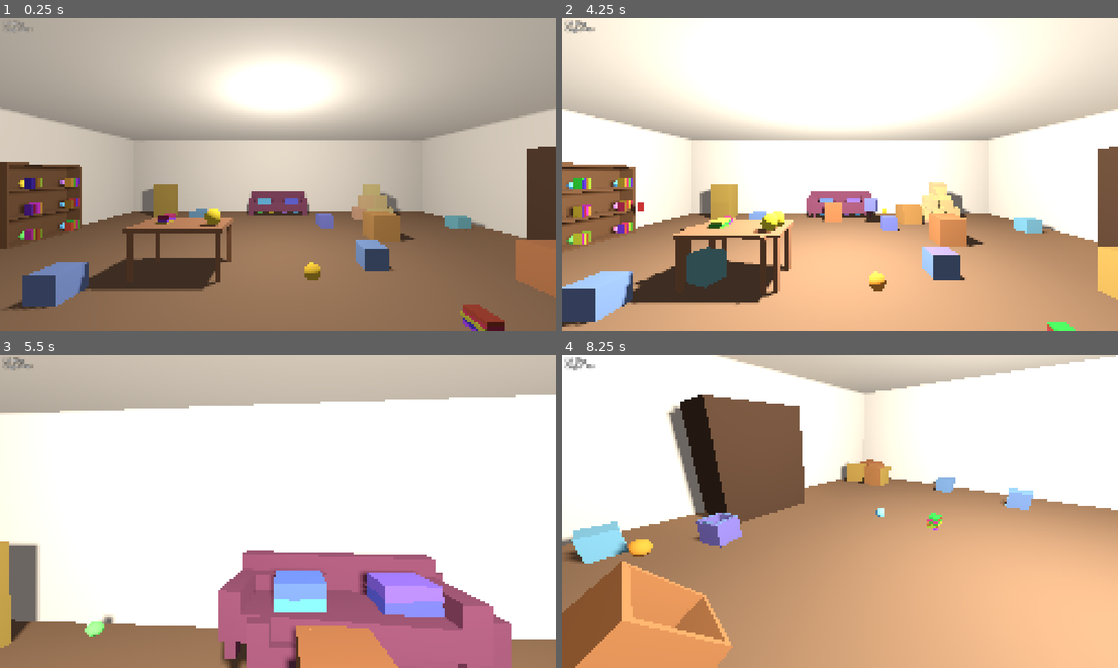
Above: before the commit, frames 1-4 (two rows, left to right).
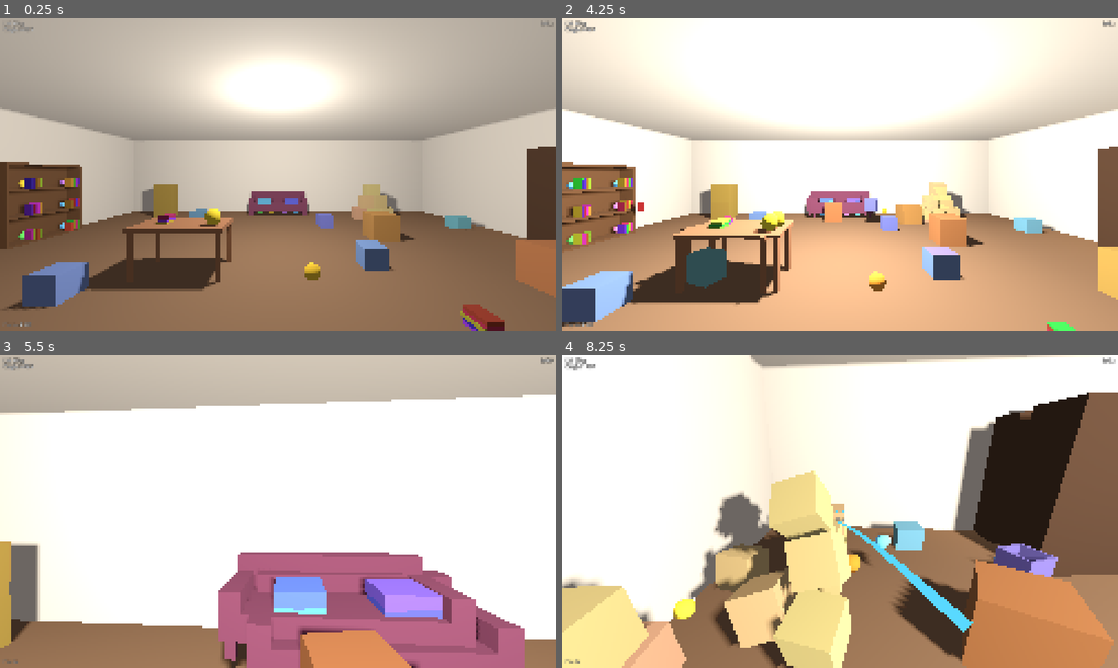
Above: after the commit, the same moments.

Repository: westo27/rummage
Game: Godot game, scene res://tests/check_stage3.tscn
Two runs of this game, one before a commit and one after it. Both use one fixed random seed, a clock stepped at 60 frames per second and the inputs below. This scene is started directly instead of the project's main scene.
Inputs (mouse positions are in pixels of both pictures, inside the frame that each line leads up to):
- Up to frame 1 (0.25 s): no input
- Up to frame 2 (4.25 s): move the mouse to (867, 174) at 0.52 s; press the mouse at (867, 174) at 0.53 s; hold W (move_forward) from 0.53 s (still down); tap Q (ping) at 0.8, 1.35, 3.05 s; move the mouse to (812, 174) at 1.27 s; release the mouse at (812, 174) at 1.28 s; click (812, 174) at 1.42 s; tap Shift (run) at 1.55, 3.8 s; move the mouse to (851, 168) at 2.02 s; hold Shift (run) 2.03-2.78 s; click (851, 168) at 2.3 s; move the mouse to (834, 180) at 2.77 s; tap Mouse wheel up (beam_further) at 2.85 s; click (834, 180) at 2.92 s; move the mouse to (878, 177) at 3.52 s; hold Mouse wheel down (beam_nearer) from 3.53 s (still down); click (878, 177) at 3.67 s; tap R (restart) at 4.15 s
- Up to frame 3 (5.5 s): keep holding W (move_forward); move the mouse to (233, 508) at 4.27 s; release Mouse wheel down (beam_nearer) at 4.28 s; click (233, 508) at 4.35 s; move the mouse to (283, 511) at 5.02 s; hold Q (ping) from 5.03 s (still down); click (283, 511) at 5.17 s
- Up to frame 4 (8.25 s): move the mouse to (817, 505) at 5.77 s; release W (move_forward) at 5.78 s; release Q (ping) at 5.78 s; hold D (move_right) 5.78-6.53 s; tap Shift (run) at 5.85 s; click (817, 505) at 5.92 s; move the mouse to (867, 511) at 6.52 s; hold F (throw) 6.53-7.28 s; hold W (move_forward) from 6.53 s (still down); click (867, 511) at 6.8 s; move the mouse to (812, 511) at 7.27 s; click (812, 511) at 7.35 s; tap Q (ping) at 7.55 s; move the mouse to (851, 505) at 8.02 s; hold Q (ping) from 8.03 s (still down); click (851, 505) at 8.17 s

The runs differ from the first frame. In frame 1, less than 0.1% of the frame differs, in the area x 3-100%, y 1-99%; in frame 2, 0.2%; in frame 3, 5.7%; in frame 4, 75%, in the area x 0-100%, y 0-100%.
Error in both runs: Invalid access to property or key 'physics_frame' on a base object of type 'null instance'. (res://tests/check_stage3.gd:216)

Commit message:
Stage 4: side room, ping, timer, gate toasts, win screen, notes
Side room with 11 props and the last 4 creatures (25 total). Q pings:
hidden creatures within 4.5 m squeak and glow in a nearest-first ripple,
8 s cooldown. HUD adds a count-up timer, ping status, "your beam can lift
the sofa/wardrobe now" toasts and a win panel with the final time; the
timer stops on win and R restarts. NOTES.md covers the scene tree,
tunables, collision layers, tests and what is unverified.

Diff:
--- a/config/tunables.gd
+++ b/config/tunables.gd
@@ -87,3 +87,12 @@
 @export var jolt_speed: float = 0.35
 ## Loudness of creature squeaks, in decibels (0 = full, -10 = quieter).
 @export var squeak_volume_db: float = -4.0
+
+@export_group("Ping")
+## Seconds between pings (Q).
+@export var ping_cooldown: float = 8.0
+## Hidden creatures within this many metres answer a ping.
+@export var ping_radius: float = 4.5
+## Each creature answers after (its distance × this) seconds, so the answers
+## ripple outward like sonar and nearer ones come first.
+@export var ping_delay_per_metre: float = 0.07
--- a/scenes/hud.tscn
+++ b/scenes/hud.tscn
@@ -2,6 +2,17 @@
 
 [ext_resource type="Script" path="res://scripts/hud.gd" id="1_hud"]
 [ext_resource type="Script" path="res://scripts/crosshair.gd" id="2_crosshair"]
+
+[sub_resource type="StyleBoxFlat" id="Style_win"]
+bg_color = Color(0.05, 0.06, 0.09, 0.85)
+corner_radius_top_left = 10
+corner_radius_top_right = 10
+corner_radius_bottom_right = 10
+corner_radius_bottom_left = 10
+content_margin_left = 40.0
+content_margin_top = 28.0
+content_margin_right = 40.0
+content_margin_bottom = 28.0
 
 [node name="HUD" type="CanvasLayer"]
 script = ExtResource("1_hud")
@@ -56,3 +67,72 @@
 theme_override_constants/outline_size = 4
 theme_override_font_sizes/font_size = 20
 text = "Caught: 0 / 0"
+
+[node name="TimerLabel" type="Label" parent="."]
+anchors_preset = 1
+anchor_left = 1.0
+anchor_right = 1.0
+offset_left = -216.0
+offset_top = 12.0
+offset_right = -16.0
+offset_bottom = 40.0
+grow_horizontal = 0
+mouse_filter = 2
+theme_override_colors/font_outline_color = Color(0, 0, 0, 1)
+theme_override_constants/outline_size = 4
+theme_override_font_sizes/font_size = 20
+text = "0:00.0"
+horizontal_alignment = 2
+
+[node name="PingLabel" type="Label" parent="."]
+anchors_preset = 2
+anchor_top = 1.0
+anchor_bottom = 1.0
+offset_left = 16.0
+offset_top = -44.0
+offset_right = 300.0
+offset_bottom = -16.0
+grow_vertical = 0
+mouse_filter = 2
+theme_override_colors/font_outline_color = Color(0, 0, 0, 1)
+theme_override_constants/outline_size = 4
+theme_override_font_sizes/font_size = 18
+text = "Ping ready  [Q]"
+
+[node name="ToastLabel" type="Label" parent="."]
+anchors_preset = 5
+anchor_left = 0.5
+anchor_right = 0.5
+offset_left = -300.0
+offset_top = 70.0
+offset_right = 300.0
+offset_bottom = 104.0
+grow_horizontal = 2
+mouse_filter = 2
+theme_override_colors/font_color = Color(1, 0.9, 0.35, 1)
+theme_override_colors/font_outline_color = Color(0, 0, 0, 1)
+theme_override_constants/outline_size = 6
+theme_override_font_sizes/font_size = 24
+horizontal_alignment = 1
+
+[node name="WinPanel" type="PanelContainer" parent="."]
+visible = false
+anchors_preset = 8
+anchor_left = 0.5
+anchor_top = 0.5
+anchor_right = 0.5
+anchor_bottom = 0.5
+offset_left = -220.0
+offset_top = -90.0
+offset_right = 220.0
+offset_bottom = 90.0
+grow_horizontal = 2
+grow_vertical = 2
+mouse_filter = 2
+theme_override_styles/panel = SubResource("Style_win")
+
+[node name="WinLabel" type="Label" parent="WinPanel"]
+layout_mode = 2
+theme_override_font_sizes/font_size = 26
+horizontal_alignment = 1
+vertical_alignment = 1
--- a/scenes/main.tscn
+++ b/scenes/main.tscn
@@ -5,6 +5,9 @@
 [ext_resource type="PackedScene" path="res://scenes/hud.tscn" id="3_hud"]
 [ext_resource type="PackedScene" path="res://scenes/main_room_props.tscn" id="4_props"]
 [ext_resource type="PackedScene" path="res://scenes/main_room_creatures.tscn" id="5_creatures"]
+[ext_resource type="PackedScene" path="res://scenes/side_room_props.tscn" id="6_side_props"]
+[ext_resource type="PackedScene" path="res://scenes/side_room_creatures.tscn" id="7_side_creatures"]
+[ext_resource type="Script" path="res://scripts/ping.gd" id="8_ping"]
 
 [sub_resource type="Environment" id="Environment_main"]
 background_mode = 1
@@ -94,4 +97,11 @@
 
 [node name="MainRoomCreatures" parent="." instance=ExtResource("5_creatures")]
 
+[node name="SideRoomProps" parent="." instance=ExtResource("6_side_props")]
+
+[node name="SideRoomCreatures" parent="." instance=ExtResource("7_side_creatures")]
+
+[node name="Ping" type="Node" parent="."]
+script = ExtResource("8_ping")
+
 [node name="HUD" parent="." instance=ExtResource("3_hud")]
--- /dev/null
+++ b/scenes/side_room_creatures.tscn
@@ -0,0 +1,17 @@
+[gd_scene format=3]
+
+[ext_resource type="PackedScene" path="res://scenes/creature.tscn" id="creature"]
+
+[node name="SideRoomCreatures" type="Node3D"]
+
+[node name="UnderSideCrateNE" parent="." instance=ExtResource("creature")]
+transform = Transform3D(1, 0, 0, 0, 1, 0, 0, 0, 1, 10.7, 0.092, -1.8)
+
+[node name="UnderSideCrateSW" parent="." instance=ExtResource("creature")]
+transform = Transform3D(1, 0, 0, 0, 1, 0, 0, 0, 1, 8.2, 0.092, 1.8)
+
+[node name="UnderSideBinSE" parent="." instance=ExtResource("creature")]
+transform = Transform3D(1, 0, 0, 0, 1, 0, 0, 0, 1, 10.7, 0.092, 1.8)
+
+[node name="BehindSideBoxes" parent="." instance=ExtResource("creature")]
+transform = Transform3D(1, 0, 0, 0, 1, 0, 0, 0, 1, 11.15, 0.092, 0)
--- /dev/null
+++ b/scenes/side_room_props.tscn
@@ -0,0 +1,45 @@
+[gd_scene format=3]
+
+[ext_resource type="PackedScene" path="res://scenes/props/ball.tscn" id="ball"]
+[ext_resource type="PackedScene" path="res://scenes/props/bin.tscn" id="bin"]
+[ext_resource type="PackedScene" path="res://scenes/props/book.tscn" id="book"]
+[ext_resource type="PackedScene" path="res://scenes/props/crate.tscn" id="crate"]
+[ext_resource type="PackedScene" path="res://scenes/props/small_box.tscn" id="small_box"]
+
+[node name="SideRoomProps" type="Node3D"]
+
+[node name="SideCrateNE" parent="." instance=ExtResource("crate")]
+transform = Transform3D(1, 0, 0, 0, 1, 0, 0, 0, 1, 10.7, 0.302, -1.8)
+
+[node name="SideCrateSW" parent="." instance=ExtResource("crate")]
+transform = Transform3D(1, 0, 0, 0, 1, 0, 0, 0, 1, 8.2, 0.302, 1.8)
+
+[node name="SideBinSE" parent="." instance=ExtResource("bin")]
+transform = Transform3D(1, 0, 0, 0, 1, 0, 0, 0, 1, 10.7, 0.177, 1.8)
+
+[node name="SideBinNW" parent="." instance=ExtResource("bin")]
+transform = Transform3D(1, 0, 0, 0, 1, 0, 0, 0, 1, 8, 0.177, -1.8)
+
+[node name="SideBoxA" parent="." instance=ExtResource("small_box")]
+transform = Transform3D(1, 0, 0, 0, 1, 0, 0, 0, 1, 10.75, 0.202, -0.23)
+
+[node name="SideBoxB" parent="." instance=ExtResource("small_box")]
+transform = Transform3D(1, 0, 0, 0, 1, 0, 0, 0, 1, 10.75, 0.202, 0.23)
+
+[node name="SideBoxTop" parent="." instance=ExtResource("small_box")]
+transform = Transform3D(1, 0, 0, 0, 1, 0, 0, 0, 1, 10.75, 0.604, 0)
+
+[node name="SideBook1" parent="." instance=ExtResource("book")]
+transform = Transform3D(1, 0, 0, 0, 0, -1, 0, 1, 0, 9, 0.022, 0.6)
+mass = 0.6
+
+[node name="SideBook2" parent="." instance=ExtResource("book")]
+transform = Transform3D(1, 0, 0, 0, 0, -1, 0, 1, 0, 9, 0.063, 0.6)
+mass = 0.7
+
+[node name="SideBook3" parent="." instance=ExtResource("book")]
+transform = Transform3D(1, 0, 0, 0, 0, -1, 0, 1, 0, 9, 0.104, 0.6)
+mass = 0.8
+
+[node name="SideBall" parent="." instance=ExtResource("ball")]
+transform = Transform3D(1, 0, 0, 0, 1, 0, 0, 0, 1, 9.5, 0.122, -0.8)
--- a/scripts/creature.gd
+++ b/scripts/creature.gd
@@ -233,6 +233,14 @@
 			flash()
 		2:
 			hop()
+
+
+## Called by the ping (Q): squeak and glow, without revealing.
+func answer_ping() -> void:
+	if state != State.HIDDEN:
+		return
+	squeak(1.1)
+	flash()
 
 
 func squeak(pitch: float) -> void:
--- a/scripts/hud.gd
+++ b/scripts/hud.gd
@@ -2,11 +2,30 @@
 extends CanvasLayer
 ## On-screen display. A CanvasLayer draws 2D UI on top of the 3D view.
 ## It only displays what it's told; it holds no game state of its own.
+##
+## Every Control here has mouse_filter = Ignore, so none of them can swallow
+## mouse clicks meant for the beam.
+
+const TOAST_SECONDS: float = 3.5
+
+var _toast_left: float = 0.0
 
 @onready var _crosshair: Crosshair = $Crosshair
 @onready var _aim_label: Label = $AimLabel
 @onready var _lift_label: Label = $LiftLabel
 @onready var _caught_label: Label = $CaughtLabel
+@onready var _timer_label: Label = $TimerLabel
+@onready var _ping_label: Label = $PingLabel
+@onready var _toast_label: Label = $ToastLabel
+@onready var _win_panel: PanelContainer = $WinPanel
+@onready var _win_label: Label = $WinPanel/WinLabel
+
+
+func _process(delta: float) -> void:
+	if _toast_left > 0.0:
+		_toast_left -= delta
+		# Fade out over the last second.
+		_toast_label.modulate.a = clampf(_toast_left, 0.0, 1.0)
 
 
 func set_aim(state: Beam.AimState, detail: String) -> void:
@@ -21,3 +40,34 @@
 
 func set_caught(caught: int, total: int) -> void:
 	_caught_label.text = "Caught: %d / %d" % [caught, total]
+
+
+func set_time(seconds: float) -> void:
+	_timer_label.text = format_time(seconds)
+
+
+func set_ping_cooldown(seconds_left: float) -> void:
+	if seconds_left <= 0.0:
+		_ping_label.text = "Ping ready  [Q]"
+		_ping_label.modulate = Color(1, 1, 1, 1)
+	else:
+		_ping_label.text = "Ping  %.0fs" % ceilf(seconds_left)
+		_ping_label.modulate = Color(1, 1, 1, 0.5)
+
+
+## A short message near the top of the screen that fades out by itself.
+func show_toast(text: String) -> void:
+	_toast_label.text = text
+	_toast_label.modulate.a = 1.0
+	_toast_left = TOAST_SECONDS
+
+
+func show_win(seconds: float, total: int) -> void:
+	_win_label.text = "All %d caught!\n\nTime  %s\n\nPress R to play again" % [total, format_time(seconds)]
+	_win_panel.visible = true
+
+
+## 125.34 -> "2:05.3"
+static func format_time(seconds: float) -> String:
+	var minutes: int = floori(seconds / 60.0)
+	return "%d:%04.1f" % [minutes, seconds - minutes * 60]
--- a/scripts/main.gd
+++ b/scripts/main.gd
@@ -1,16 +1,22 @@
 extends Node3D
-## Root of the main scene. Applies world settings, connects systems to the HUD,
-## and handles restart.
+## Root of the main scene and the game's flow: physics setup, wiring systems to
+## the HUD, counting catches, the timer, gate announcements, winning, restart.
 
 @onready var _beam: Beam = $Player/Head/Camera3D/Beam
 @onready var _hud: Hud = $HUD
+@onready var _ping: Ping = $Ping
 
 var _caught: int = 0
 var _total_creatures: int = 0
+var _elapsed: float = 0.0
+var _won: bool = false
+## Props too heavy to lift at the start (the sofa and wardrobe). When the lift
+## limit first reaches one, the HUD announces it, then it's removed from here.
+var _locked_props: Array[Prop] = []
 
 
 # Godot calls _ready on children before their parent, so by the time this runs
-# the beam and HUD have already set themselves up.
+# the beam, HUD, props and creatures have already set themselves up.
 func _ready() -> void:
 	# Gravity for rigid bodies lives on the physics "space" (the simulated world),
 	# not on each body. Setting it here means the value comes from tunables.tres
@@ -22,6 +28,7 @@
 	# aim_changed, hud.set_aim is called with the same arguments.
 	_beam.aim_changed.connect(_hud.set_aim)
 	_beam.lift_limit_changed.connect(_hud.set_lift_limit)
+	_ping.cooldown_changed.connect(_hud.set_ping_cooldown)
 	_hud.set_lift_limit(_beam.lift_limit)
 
 	# Each creature added itself to the "creatures" group in its own _ready.
@@ -30,11 +37,15 @@
 		_total_creatures += 1
 	_hud.set_caught(_caught, _total_creatures)
 
+	for prop: Prop in get_tree().get_nodes_in_group("props"):
+		if prop.mass > _beam.lift_limit:
+			_locked_props.append(prop)
 
-func _on_creature_captured(_creature: Creature) -> void:
-	_caught += 1
-	_beam.add_lift(Game.tune.lift_per_capture)
-	_hud.set_caught(_caught, _total_creatures)
+
+func _process(delta: float) -> void:
+	if not _won:
+		_elapsed += delta
+		_hud.set_time(_elapsed)
 
 
 # _unhandled_input only receives events nothing else (such as UI) has consumed.
@@ -43,3 +54,21 @@
 		# Throws away the whole scene tree under Main and loads it fresh from the
 		# .tscn file. The Game autoload is not part of the scene, so it survives.
 		get_tree().reload_current_scene()
+
+
+func _on_creature_captured(_creature: Creature) -> void:
+	_caught += 1
+	_beam.add_lift(Game.tune.lift_per_capture)
+	_hud.set_caught(_caught, _total_creatures)
+	_announce_unlocked_props()
+	if _caught >= _total_creatures:
+		_won = true
+		_hud.show_win(_elapsed, _total_creatures)
+
+
+func _announce_unlocked_props() -> void:
+	# Loop over a copy, because we remove items from the real list as we go.
+	for prop in _locked_props.duplicate():
+		if prop.mass <= _beam.lift_limit:
+			_locked_props.erase(prop)
+			_hud.show_toast("Your beam can lift the %s now  (%.0f kg)" % [prop.name.to_lower(), prop.mass])
--- /dev/null
+++ b/scripts/ping.gd
@@ -0,0 +1,46 @@
+class_name Ping
+extends Node
+## Q: every hidden creature within ping_radius squeaks and glows, nearest first.
+## Then a cooldown before the next ping.
+
+## Seconds until the next ping is allowed (0 = ready). The HUD shows it.
+signal cooldown_changed(seconds_left: float)
+
+var _cooldown_left: float = 0.0
+var _sound := AudioStreamPlayer.new()
+
+
+func _ready() -> void:
+	_sound.stream = Tones.chirp(700.0, 700.0, 0.25)
+	_sound.volume_db = -8.0
+	add_child(_sound)
+
+
+func _unhandled_input(event: InputEvent) -> void:
+	if event.is_action_pressed("ping") and _cooldown_left <= 0.0:
+		_ping()
+
+
+func _process(delta: float) -> void:
+	if _cooldown_left > 0.0:
+		_cooldown_left = maxf(_cooldown_left - delta, 0.0)
+		cooldown_changed.emit(_cooldown_left)
+
+
+func _ping() -> void:
+	_cooldown_left = Game.tune.ping_cooldown
+	cooldown_changed.emit(_cooldown_left)
+	_sound.play()
+	var player := get_tree().get_first_node_in_group("player") as Node3D
+	for node in get_tree().get_nodes_in_group("creatures"):
+		var creature := node as Creature
+		if creature.state != Creature.State.HIDDEN:
+			continue
+		var distance: float = creature.global_position.distance_to(player.global_position)
+		if distance > Game.tune.ping_radius:
+			continue
+		# create_timer is a one-shot countdown; when it runs out its `timeout`
+		# signal calls the creature back. If the creature is freed first (caught),
+		# Godot drops the connection, so there's nothing to clean up.
+		var delay: float = distance * Game.tune.ping_delay_per_metre
+		get_tree().create_timer(delay, false, true).timeout.connect(creature.answer_ping)
--- a/tests/check_stage3.gd
+++ b/tests/check_stage3.gd
@@ -82,7 +82,7 @@
 	_check("catching raises lift by 7 kg", is_equal_approx(_beam.lift_limit, lift_before + 7.0),
 		"%.1f -> %.1f" % [lift_before, _beam.lift_limit])
 	var hud_text: String = (_main.get_node("HUD/CaughtLabel") as Label).text
-	_check("HUD shows caught count", hud_text == "Caught: 1 / 21", "'%s'" % hud_text)
+	_check("HUD shows caught count", hud_text == "Caught: 1 / 25", "'%s'" % hud_text)
 	_check("capture didn't grab the crate behind it", _beam.held == null, "held=%s" % _beam.held)
 
 	# --- Chaos reveals: a thrown book hitting a crate scares out its creature ---
--- /dev/null
+++ b/tests/check_stage4.gd
@@ -0,0 +1,189 @@
+extends Node
+## Headless smoke test for stage 4 (gates, side room, ping, HUD, win, restart).
+## Not part of the game.
+## Run: Godot --headless --path . res://tests/check_stage4.tscn
+
+var _failures: int = 0
+var _main: Node
+var _player: CharacterBody3D
+var _beam: Beam
+var _hud: Hud
+
+
+func _ready() -> void:
+	_run.call_deferred()
+
+
+func _run() -> void:
+	_main = (load("res://scenes/main.tscn") as PackedScene).instantiate()
+	get_tree().root.add_child(_main)
+	# Make it the "current scene" so R (reload_current_scene) reloads it.
+	get_tree().current_scene = _main
+	_bind()
+	await _wait(1.0)
+
+	# --- Totals and HUD ---
+	_check("25 creatures in total", get_tree().get_nodes_in_group("creatures").size() == 25, "")
+	_check("4 of them in the side room", _main.get_node("SideRoomCreatures").get_child_count() == 4, "")
+	_check("HUD shows 0 / 25", _label("CaughtLabel") == "Caught: 0 / 25", "'%s'" % _label("CaughtLabel"))
+	_check("HUD shows lift", _label("LiftLabel") == "Lift: 10 kg", "'%s'" % _label("LiftLabel"))
+	_check("timer is counting up", _label("TimerLabel") != "0:00.0", "'%s'" % _label("TimerLabel"))
+	_check("HUD shows ping ready", _label("PingLabel").begins_with("Ping ready"), "'%s'" % _label("PingLabel"))
+
+	# --- Ping: near hidden creatures answer, far ones don't, then cooldown ---
+	_player.global_position = Vector3(-0.6, 0.05, 3.6)  # 1.2 m from the creature under Bin01
+	await _wait(0.1)
+	var near: Creature = _main.get_node("MainRoomCreatures/UnderBin01")  # (-0.6, 2.4)
+	var far: Creature = _main.get_node("MainRoomCreatures/UnderCrateD")  # (-4.2, -4.2), ~9 m away
+	_press("ping")
+	await _wait(0.2)
+	_check("ping: nearby hidden creature glows", near._glow.visible, "")
+	_check("ping: far creature does not answer", not far._glow.visible, "")
+	_check("ping doesn't reveal anyone", near.state == Creature.State.HIDDEN, "state=%s" % near.state)
+	_check("HUD shows ping cooldown", _label("PingLabel").begins_with("Ping  "), "'%s'" % _label("PingLabel"))
+	await _wait(1.0)  # let the glow fade
+	_press("ping")
+	await _wait(0.2)
+	_check("ping can't be used again during cooldown", not near._glow.visible, "")
+
+	# --- Gates: catch main-room creatures one by one (sofa ones last) ---
+	var order: Array[Creature] = []
+	for c: Creature in _main.get_node("MainRoomCreatures").get_children():
+		if not c.name.begins_with("UnderSofa"):
+			order.append(c)
+	for c: Creature in _main.get_node("MainRoomCreatures").get_children():
+		if c.name.begins_with("UnderSofa"):
+			order.append(c)
+
+	var sofa: Prop = _main.get_node("MainRoomProps/Sofa")
+	var wardrobe: Prop = _main.get_node("MainRoomProps/Wardrobe")
+	await _catch(order.slice(0, 7))
+	_check("after 7 catches the sofa is still too heavy", sofa.mass > _beam.lift_limit, "lift %.0f" % _beam.lift_limit)
+	await _catch(order.slice(7, 8))
+	_check("after 8 catches the sofa is liftable", sofa.mass <= _beam.lift_limit, "lift %.0f" % _beam.lift_limit)
+	_check("HUD announces the sofa", _label("ToastLabel").contains("sofa"), "'%s'" % _label("ToastLabel"))
+
+	# Actually lift the sofa with the beam.
+	_player.global_position = Vector3(0.0, 0.05, -1.8)
+	_aim_at(sofa.global_position)
+	await _wait(0.1)
+	_check("crosshair shows CAN_GRAB on the sofa", _beam._state == Beam.AimState.CAN_GRAB, "state=%s" % _beam._state)
+	_press("grab")
+	await _wait(0.2)
+	_check("beam picks up the sofa", _beam.held == sofa, "held=%s" % _beam.held)
+	_aim_at(sofa.global_position + Vector3(0, 1.2, 0))
+	await _wait(1.0)
+	_release("grab")
+	await _wait(0.3)
+	var sofa_hidden: int = 0
+	for i in 4:
+		if (_main.get_node("MainRoomCreatures/UnderSofa%d" % (i + 1)) as Creature).state == Creature.State.HIDDEN:
+			sofa_hidden += 1
+	_check("lifting the sofa reveals the creatures under it", sofa_hidden == 0, "%d still hidden" % sofa_hidden)
+
+	await _catch(order.slice(8, 14))
+	_check("after 14 catches the wardrobe is still too heavy", wardrobe.mass > _beam.lift_limit, "lift %.0f" % _beam.lift_limit)
+	await _catch(order.slice(14, 15))
+	_check("after 15 catches the wardrobe is liftable", wardrobe.mass <= _beam.lift_limit, "lift %.0f" % _beam.lift_limit)
+	_check("HUD announces the wardrobe", _label("ToastLabel").contains("wardrobe"), "'%s'" % _label("ToastLabel"))
+
+	# --- Drag the wardrobe off the doorway, then walk into the side room ---
+	_player.global_position = Vector3(3.6, 0.05, 0.0)
+	_aim_at(wardrobe.global_position)
+	await _wait(0.1)
+	_press("grab")
+	await _wait(0.2)
+	_check("beam picks up the wardrobe", _beam.held == wardrobe, "held=%s" % _beam.held)
+	_aim_at(Vector3(4.6, 1.0, 3.5))  # pull it toward the south-east corner
+	await _wait(4.0)
+	_release("grab")
+	await _wait(1.0)
+	_check("wardrobe moved off the doorway", absf(wardrobe.global_position.z) > 1.2,
+		"pos=%s" % wardrobe.global_position)
+	_player.global_position = Vector3(4.5, 0.05, 0.0)
+	_player.rotation.y = -PI / 2.0
+	(_player.get_node("Head") as Node3D).rotation.x = 0.0
+	Input.action_press("move_forward")
+	await _wait(1.2)
+	Input.action_release("move_forward")
+	_check("player can walk into the side room", _player.global_position.x > 7.0, "x=%.2f" % _player.global_position.x)
+
+	# --- Catch everything else: win screen, timer stops ---
+	var rest: Array[Creature] = []
+	for node in get_tree().get_nodes_in_group("creatures"):
+		var c := node as Creature
+		if c.state != Creature.State.CAPTURED:
+			rest.append(c)
+	await _catch(rest)
+	var win_panel := _main.get_node("HUD/WinPanel") as Control
+	_check("win panel appears when all are caught", win_panel.visible, "")
+	_check("win panel shows the time", (_main.get_node("HUD/WinPanel/WinLabel") as Label).text.contains("Time"), "")
+	_check("HUD shows 25 / 25", _label("CaughtLabel") == "Caught: 25 / 25", "'%s'" % _label("CaughtLabel"))
+	var t1: String = _label("TimerLabel")
+	await _wait(0.5)
+	_check("timer stops after winning", _label("TimerLabel") == t1, "%s -> %s" % [t1, _label("TimerLabel")])
+
+	# --- R restarts everything ---
+	_press("restart")
+	await _wait(0.5)
+	_main = get_tree().current_scene
+	_bind()
+	_check("R reloads a fresh game", _label("CaughtLabel") == "Caught: 0 / 25" and not (_main.get_node("HUD/WinPanel") as Control).visible,
+		"'%s'" % _label("CaughtLabel"))
+	_check("lift is reset after restart", is_equal_approx(_beam.lift_limit, 10.0), "%.0f" % _beam.lift_limit)
+
+	print("RESULT: %s" % ("ALL PASS" if _failures == 0 else "%d FAILED" % _failures))
+	get_tree().quit(_failures)
+
+
+func _bind() -> void:
+	_player = _main.get_node("Player")
+	_beam = _main.get_node("Player/Head/Camera3D/Beam")
+	_hud = _main.get_node("HUD")
+
+
+## Catches creatures directly (as if clicked) and waits for their capture animation.
+func _catch(creatures: Array[Creature]) -> void:
+	var hand: Vector3 = (_main.get_node("Player/Head") as Node3D).global_position
+	for c in creatures:
+		c.capture(hand)
+	await _wait(0.4)
+
+
+func _label(node_name: String) -> String:
+	return (_main.get_node("HUD/" + node_name) as Label).text
+
+
+func _aim_at(target: Vector3) -> void:
+	var head := _player.get_node("Head") as Node3D
+	var dir: Vector3 = (target - head.global_position).normalized()
+	_player.rotation.y = atan2(-dir.x, -dir.z)
+	head.rotation.x = asin(dir.y)
+
+
+func _press(action: String) -> void:
+	var ev := InputEventAction.new()
+	ev.action = action
+	ev.pressed = true
+	Input.parse_input_event(ev)
+	# A press is followed by a release, like a real key tap.
+	if action != "grab":
+		_release.call_deferred(action)
+
+
+func _release(action: String) -> void:
+	var ev := InputEventAction.new()
+	ev.action = action
+	ev.pressed = false
+	Input.parse_input_event(ev)
+
+
+func _wait(seconds: float) -> void:
+	for i in int(seconds * Engine.physics_ticks_per_second):
+		await get_tree().physics_frame
+
+
+func _check(label: String, ok: bool, detail: String) -> void:
+	if not ok:
+		_failures += 1
+	print("%s  %s  (%s)" % ["PASS" if ok else "FAIL", label, detail])
--- /dev/null
+++ b/tests/check_stage4.tscn
@@ -0,0 +1,6 @@
+[gd_scene format=3]
+
+[ext_resource type="Script" path="res://tests/check_stage4.gd" id="1"]
+
+[node name="CheckStage4" type="Node"]
+script = ExtResource("1")
Not shown, added: scripts/ping.gd.uid
Not shown, added: tests/check_stage4.gd.uid
Not shown, added: NOTES.md
